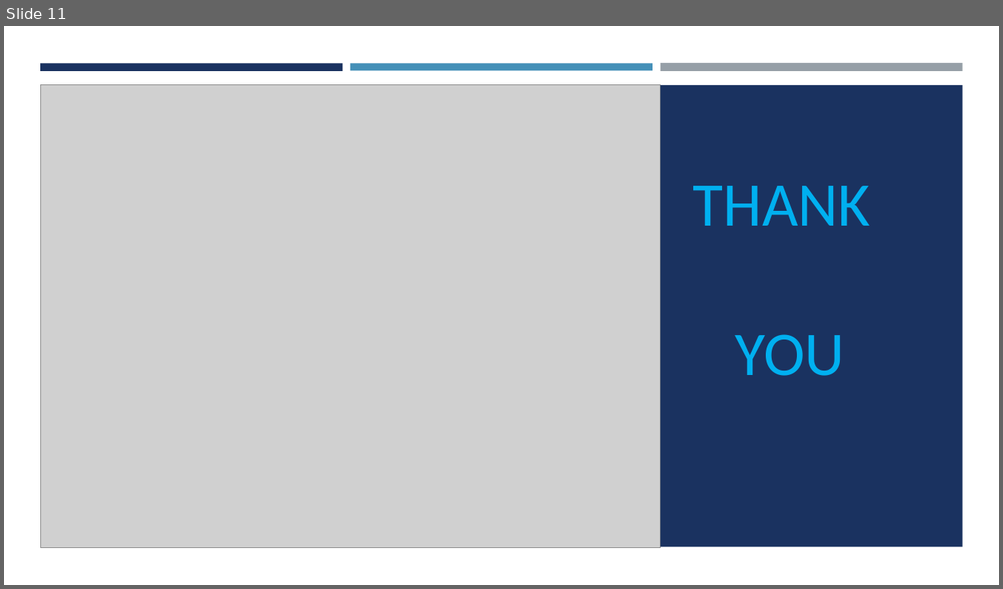
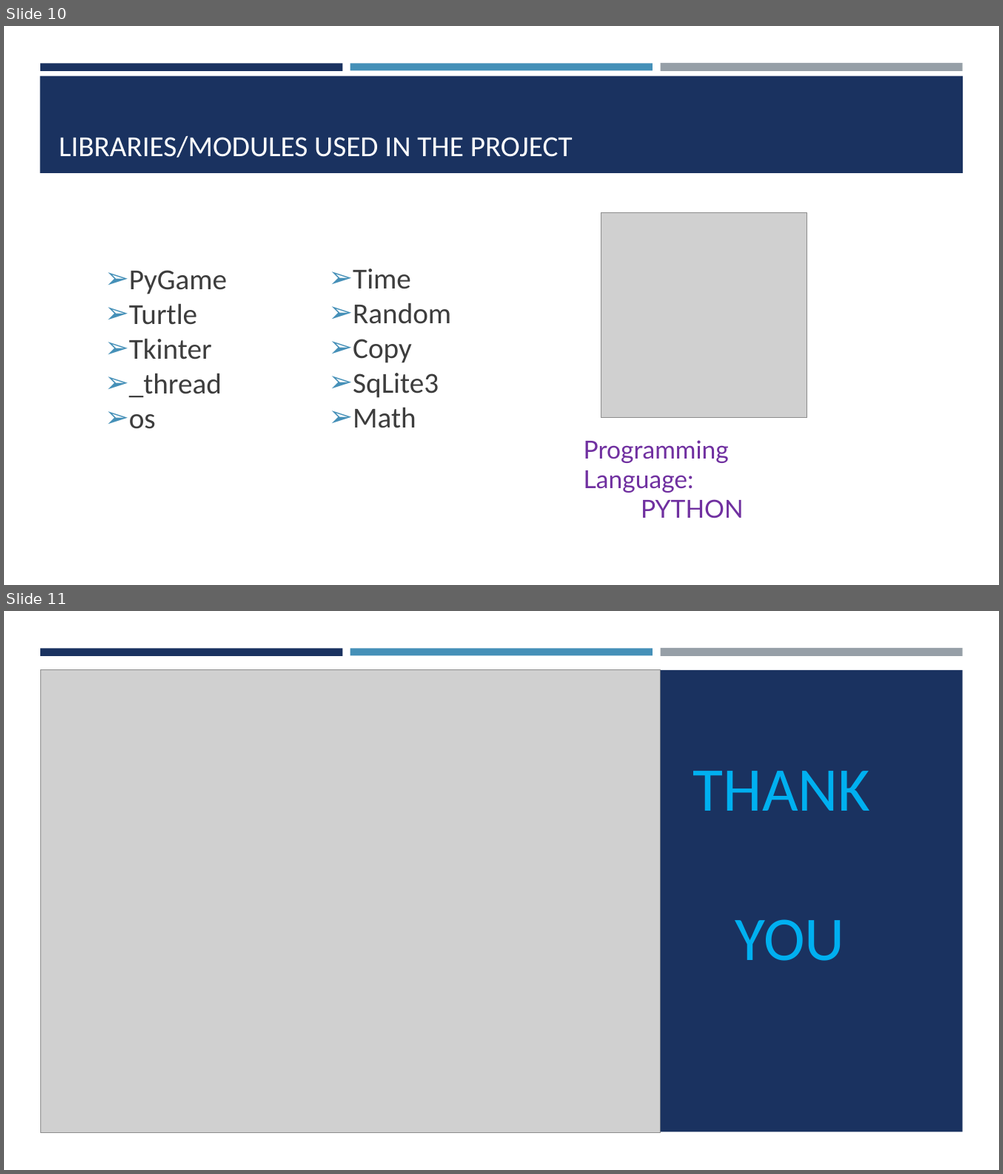
Before and after one commit to Hs-14/Procoders_Arcadeers, a slide deck: arcadeers.pptx. Shown one above the other, each under a label of ours: slide 11 before the commit, slides 10 and 11 after it. The pictures are 1003x589 and 1003x1174 pixels, drawn with LibreOffice and Linux fonts; fonts in the diff are those of the drawing; grey boxes stand for pictures. Boxes give left, top, right and bottom in pixels: in the first picture for what was removed or moved away, otherwise in the second. Text is boxed around its words. In the diff, an @@ line names an element or a change of style, - is before the commit and + after.

```diff
--- a/arcadeers.pptx
+++ b/arcadeers.pptx
@@ slide 10 added at [4,26,999,585], background #FFFFFF @@
@@ rectangle added at [40,63,343,70], fill #1A3260 @@
@@ rectangle added at [350,63,652,70], fill #4590B8 @@
@@ rectangle added at [660,63,962,72], fill #969FA7 @@
@@ rectangle added at [40,76,963,173], fill #1A3260 @@
@@ title added at [59,136,572,158], 28 pt, text #FFFFFF @@
+LIBRARIES/MODULES USED IN THE PROJECT
@@ picture added at [601,213,807,418] @@
@@ text added at [353,269,451,429], 28 pt, text #3D3D3D @@
+➢ Time
+➢ Random
+➢ Copy
+➢ SqLite3
+➢ Math
@@ text added at [129,270,227,429], 28 pt, text #3D3D3D @@
+➢ PyGame
+➢ Turtle
+➢ Tkinter
+➢ _thread
+➢ os
@@ text added at [583,440,743,519], 24 pt, text #7030A0 @@
+Programming Language:
+PYTHON
```
Also in this commit, not shown: 8 slides changed, 1 other slide added, 2 slides removed.
